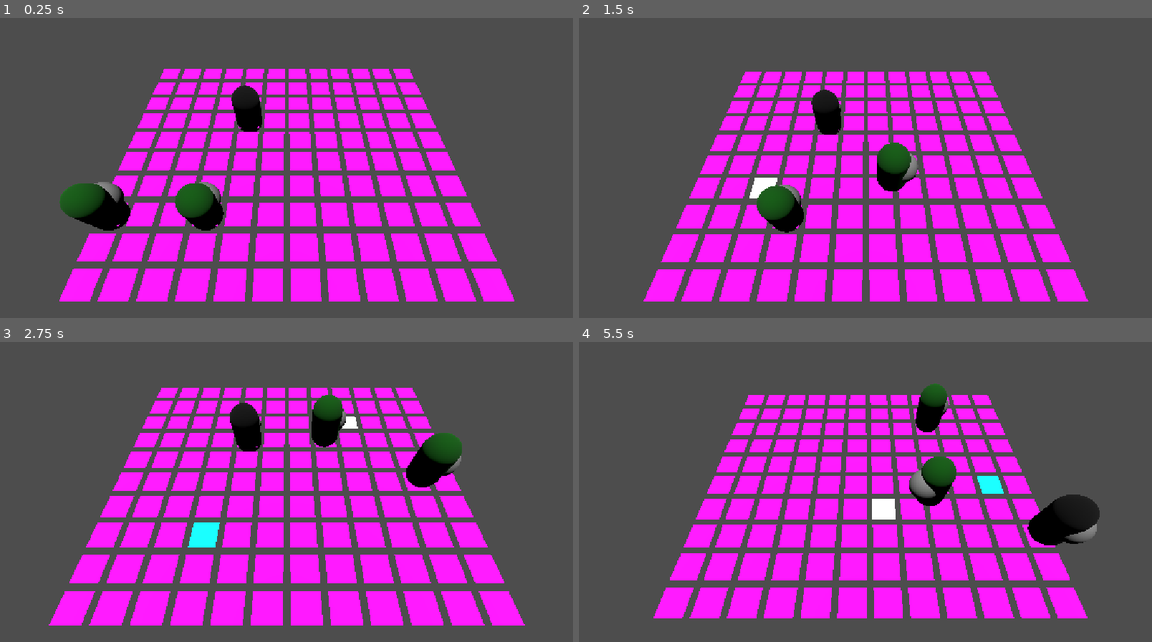
Above: before the commit, frames 1-4 (two rows, left to right).
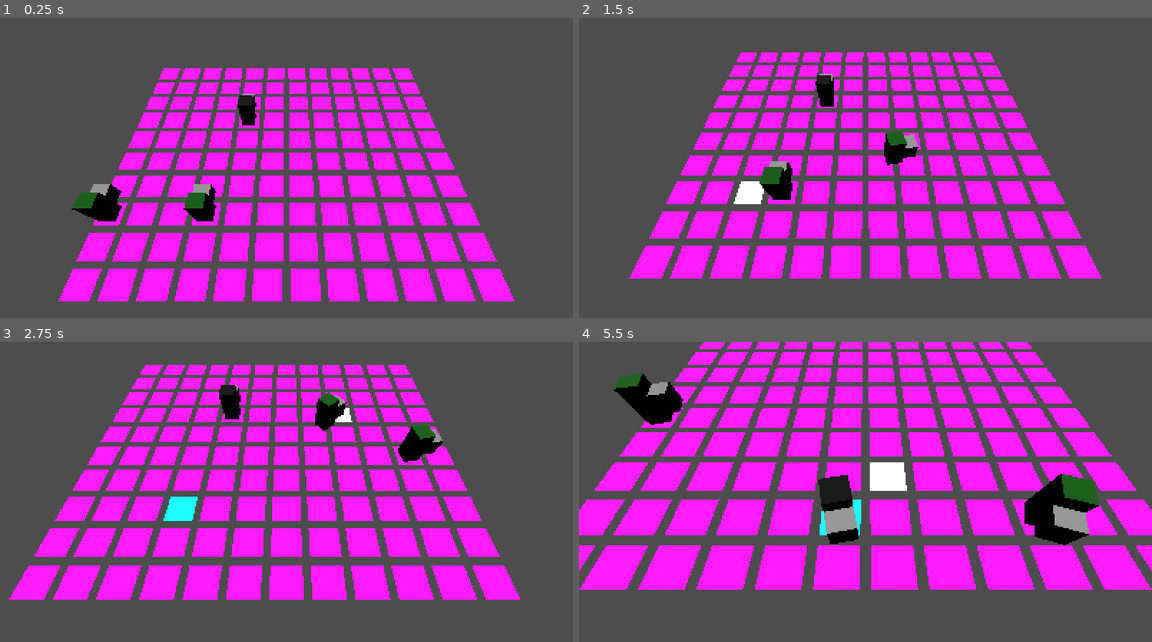
Above: after the commit, the same moments.

Repository: PanKibli0/PRO_grafika
Game: Godot game, scene res://battle.tscn
Same seed, same stepped clock (60 frames per second), same inputs: the game is played once before the commit and once after it.
Inputs (mouse positions are in pixels of both pictures, inside the frame that each line leads up to):
- Up to frame 1 (0.25 s): no input
- Up to frame 2 (1.5 s): tap Enter at 0.5 s; move the mouse to (991, 162) at 0.52 s; hold Right (ui_right) 0.53-1.28 s; hold Page Down (camera_zoom_down) 0.53-1.28 s; click (991, 162) at 0.67 s; tap Page Up (camera_zoom_up) at 0.8, 1.35 s; move the mouse to (750, 195) at 1.27 s; hold Down (ui_down) from 1.28 s (still down)
- Up to frame 3 (2.75 s): click (171, 519) at 1.55 s; move the mouse to (343, 432) at 2.02 s; release Down (ui_down) at 2.03 s; press the mouse at (343, 432) at 2.03 s; hold Right (ui_right) from 2.03 s (still down); tap Page Down (camera_zoom_down) at 2.3 s
- Up to frame 4 (5.5 s): move the mouse to (836, 567) at 2.77 s; release Right (ui_right) at 2.78 s; release the mouse at (836, 567) at 2.78 s; hold Up (ui_up) 2.78-3.53 s; tap Page Down (camera_zoom_down) at 2.85, 4.55 s; click (836, 567) at 2.92 s; tap Page Up (camera_zoom_up) at 3.05, 5.3 s; move the mouse to (1037, 552) at 3.52 s; hold Page Up (camera_zoom_up) 3.53-4.28 s; hold Left (ui_left) 3.53-5.03 s; click (1037, 552) at 3.8 s; move the mouse to (693, 456) at 4.27 s; click (693, 456) at 4.35 s; move the mouse to (894, 504) at 5.02 s; hold Down (ui_down) from 5.03 s (still down); hold Page Down (camera_zoom_down) from 5.03 s (still down); click (894, 504) at 5.17 s

The runs differ from the first frame. In frame 1, 4.5% of the frame differs, in the area x 10-90%, y 16-95%; in frame 2, 31%; in frame 3, 33%; in frame 4, 48%, in the area x 0-100%, y 0-93%.

Commit message:
poprawa bo dzialalo dziwnie

Diff:
--- a/camera.gd
+++ b/camera.gd
@@ -1,21 +1,25 @@
 extends Camera3D
 
 @onready var grid = %Grid
-var zoom = 1.0
-var move_speed = 0.5
-var standard_postion := Vector3(6.0, 7.0, 10.0)
+var zoom := 0.0
+var move_speed := 0.5
+var standard_position := Vector3(6.0, 7.0, 10.0)
 
 func _input(event):
-	if event.is_action_pressed("camera_zoom_up") and zoom < 1.0:
+	#CIAGLA ZABAWA Z TYM POWROTEM ITD
+	if event.is_action_pressed("camera_zoom_up") and zoom > 0.0:
 		transform.origin.y += move_speed
-		zoom += 0.1
-	elif event.is_action_pressed("camera_zoom_down") and zoom > 0:
+		zoom += 0.2
+		transform.origin = transform.origin.lerp(standard_position, clamp(zoom, 0.0, 1.0))
+
+	elif event.is_action_pressed("camera_zoom_down") and zoom <= 1.0:
 		transform.origin.y -= move_speed
-		zoom -= 0.1
+		zoom -= 0.2
 
-	transform.origin = standard_postion.lerp(transform.origin, zoom)
+	if zoom == 0.0:
+		transform.origin = standard_position
 
-	if zoom != 1.0:
+	if zoom != 0.0:
 		if event.is_action_pressed("ui_right"):
 			transform.origin.x += move_speed
 		elif event.is_action_pressed("ui_left"):
--- a/mouse_controller.gd
+++ b/mouse_controller.gd
@@ -9,14 +9,15 @@
 func _input(event):
 	if event is InputEventMouseMotion:
 		var cell = _get_tile_at_mouse_position(event.position)
-
 		_select_cell(cell)
 
-	if event is InputEventMouseButton and event.pressed and event.button_index == MOUSE_BUTTON_LEFT and !unit.has_moved:
+	if event.is_action_pressed("LMB") and !unit.has_moved:
 		var cell = _get_tile_at_mouse_position(event.position)
 
 		if cell != Vector3i(unit.target_position):
-			unit.target_position = grid.map_to_local(cell)
+			var target_position =  grid.map_to_local(cell)
+			unit.target_position = target_position
+			print(cell)
 
 
 func _get_tile_at_mouse_position(mouse_position) -> Vector3i:
@@ -33,7 +34,7 @@
 	return selected_cell
 
 func _select_cell(cell: Vector3i):
-	if selected_cell != cell:
+	if cell != selected_cell:
 		grid.set_cell_item(selected_cell, 0)
 		selected_cell = cell
 		grid.set_cell_item(selected_cell, 1)
--- a/project.godot
+++ b/project.godot
@@ -17,6 +17,8 @@
 
 [display]
 
+window/size/viewport_width=1600
+window/size/viewport_height=900
 window/stretch/mode="canvas_items"
 
 [input]
@@ -33,6 +35,11 @@
 , Object(InputEventMouseButton,"resource_local_to_scene":false,"resource_name":"","device":-1,"window_id":0,"alt_presse …(244 unchanged characters)…
 ]
 }
+LMB={
+"deadzone": 0.2,
+"events": [Object(InputEventMouseButton,"resource_local_to_scene":false,"resource_name":"","device":-1,"window_id":0,"alt_pressed":false,"shift_pressed":false,"ctrl_pressed":false,"meta_pressed":false,"button_mask":0,"position":Vector2(0, 0),"global_position":Vector2(0, 0),"factor":1.0,"button_index":1,"canceled":false,"pressed":false,"double_click":false,"script":null)
+]
+}
 
 [rendering]
 
--- a/units/unit.gd
+++ b/units/unit.gd
@@ -5,18 +5,17 @@
 
 var target_position: Vector3
 var actual_health: int
-@export_range(1.0, 10.0) var speed = 8.0
+var speed = 8.0
 @export var stats: UnitStats
 @onready var model = %Model
 
-var has_moved = false
-
+var has_moved := false
 
 func _ready():
-	print(self.name)
-	print(stats)
+	#print(self.name)
+	#print(stats)
 
-	self.set_process(false)
+	self.set_physics_process(false)
 
 	actual_health = stats.max_health
 
@@ -28,12 +27,13 @@
 
 
 func _physics_process(_delta):
-	var direction = (target_position - global_transform.origin).normalized()
 
+	target_position.y = global_transform.origin.y
+	var direction = (target_position - global_transform.origin)
+	look_at(Vector3(target_position.x, global_transform.origin.y, target_position.z), Vector3.UP)
 
-	if global_transform.origin.distance_to(target_position) > 0.1:
-		if direction.length() > 0.1:
-			look_at(target_position, Vector3.UP)
+	if direction.length() > 0.1:
+		direction = direction.normalized()
 		velocity = direction * speed
 		has_moved = true
 	else:
@@ -43,5 +43,4 @@
 			global_transform.origin = target_position
 			emit_signal("movement_finished")
 
-
 	move_and_slide()
--- a/units/unit.tscn
+++ b/units/unit.tscn
@@ -16,31 +16,33 @@
 color = Color(0, 0, 0, 0.0117647)
 metadata/_custom_type_script = "uid://cukyhyanl175x"
 
-[sub_resource type="CapsuleShape3D" id="CapsuleShape3D_k4y1u"]
+[sub_resource type="BoxShape3D" id="BoxShape3D_gxe1c"]
 
-[sub_resource type="StandardMaterial3D" id="StandardMaterial3D_btf8p"]
-albedo_color = Color(1, 0.647059, 0.0392157, 1)
+[sub_resource type="BoxMesh" id="BoxMesh_gxe1c"]
 
-[sub_resource type="CapsuleMesh" id="CapsuleMesh_ctwoc"]
-material = SubResource("StandardMaterial3D_btf8p")
+[sub_resource type="StandardMaterial3D" id="StandardMaterial3D_gxe1c"]
 
-[sub_resource type="CapsuleMesh" id="CapsuleMesh_2atv2"]
-height = 1.0
+[sub_resource type="BoxMesh" id="BoxMesh_xx66i"]
+material = SubResource("StandardMaterial3D_gxe1c")
+size = Vector3(1, 2, 1)
 
 [node name="Unit" type="CharacterBody3D"]
+motion_mode = 1
 script = ExtResource("1_btf8p")
 stats = SubResource("Resource_xx66i")
 
 [node name="CollisionShape3D" type="CollisionShape3D" parent="."]
-transform = Transform3D(1, 0, 0, 0, 1, 0, 0, 0, 1, 0, 1, 0)
-shape = SubResource("CapsuleShape3D_k4y1u")
+transform = Transform3D(0.5, 0, 0, 0, 0.5, 0, 0, 0, 0.5, 0, 1, 0)
+shape = SubResource("BoxShape3D_gxe1c")
 disabled = true
+
+[node name="Eye" type="MeshInstance3D" parent="."]
+transform = Transform3D(0.5, 0, 0, 0, 0.5, 0, 0, 0, 0.5, 0, 1, -0.4)
+mesh = SubResource("BoxMesh_gxe1c")
+skeleton = NodePath("../Model")
 
 [node name="Model" type="MeshInstance3D" parent="."]
 unique_name_in_owner = true
-transform = Transform3D(1, 0, 0, 0, 1, 0, 0, 0, 1, 0, 1, 0)
-mesh = SubResource("CapsuleMesh_ctwoc")
-
-[node name="MeshInstance3D" type="MeshInstance3D" parent="."]
-transform = Transform3D(1, 0, 0, 0, 1, 0, 0, 0, 1, 0, 1, -0.3)
-mesh = SubResource("CapsuleMesh_2atv2")
+transform = Transform3D(0.5, 0, 0, 0, 0.5, 0, 0, 0, 0.5, 0, 1, 0)
+layers = 2
+mesh = SubResource("BoxMesh_xx66i")
--- a/units/units_controller.gd
+++ b/units/units_controller.gd
@@ -10,7 +10,7 @@
 
 func _ready():
 	units_list = get_children()
-	_sort_units_by_initiative()
+	units_list.sort_custom(Callable(self, "_compare_initiative"))
 
 	for unit in units_list:
 		unit.connect("movement_finished", Callable(self, "_change_active_unit"))
@@ -19,7 +19,15 @@
 		unit.target_position = r_pos # USUNAC
 
 	_change_active_unit()
-	_set_active_unit()
+
+
+
+func _compare_initiative(unit1: Node, unit2: Node) -> int:
+	if unit1.stats.initiative > unit2.stats.initiative:
+		return 1
+	elif unit1.stats.initiative < unit2.stats.initiative:
+		return -1
+	return 0
 
 # USUNAC LOSOWA POZYCJA
 func _get_random_grid_position() -> Vector3:
@@ -29,26 +37,14 @@
 	var local_position = grid.map_to_local(Vector3i(random_x, 0, random_z))
 	return Vector3(local_position.x, 0, local_position.z)
 
-func _sort_units_by_initiative():
-	units_list.sort_custom(Callable(self, "_compare_initiative"))
 
-func _compare_initiative(unit1: Node, unit2: Node) -> int:
-	if unit1.stats.initiative > unit2.stats.initiative:
-		return 1
-	elif unit1.stats.initiative < unit2.stats.initiative:
-		return -1
-	return 0
 
 func _change_active_unit():
-
-	print(change_cell)
-	_set_active_unit()
-
-
 #	RYSWNIAE KOKNRETNEGO RUCHU i ATKAU DLA JEDNOSTKEK
 	grid.set_cell_item(change_cell, 0)
 
 	active_unit_index = (active_unit_index + 1) % units_list.size()
+	_set_active_unit()
 	mouseController.unit = units_list[active_unit_index]
 
 	change_cell = grid.local_to_map(units_list[active_unit_index].global_transform.origin)
@@ -58,6 +54,6 @@
 func _set_active_unit():
 	for i in range(units_list.size()):
 		if i == active_unit_index:
-			units_list[i].set_process(true)
+			units_list[i].set_physics_process(true)
 		else:
-			units_list[i].set_process(false)
+			units_list[i].set_physics_process(false)
Not shown, added: notatki.txt
Not shown, added: battle.tscn1144830999.tmp
